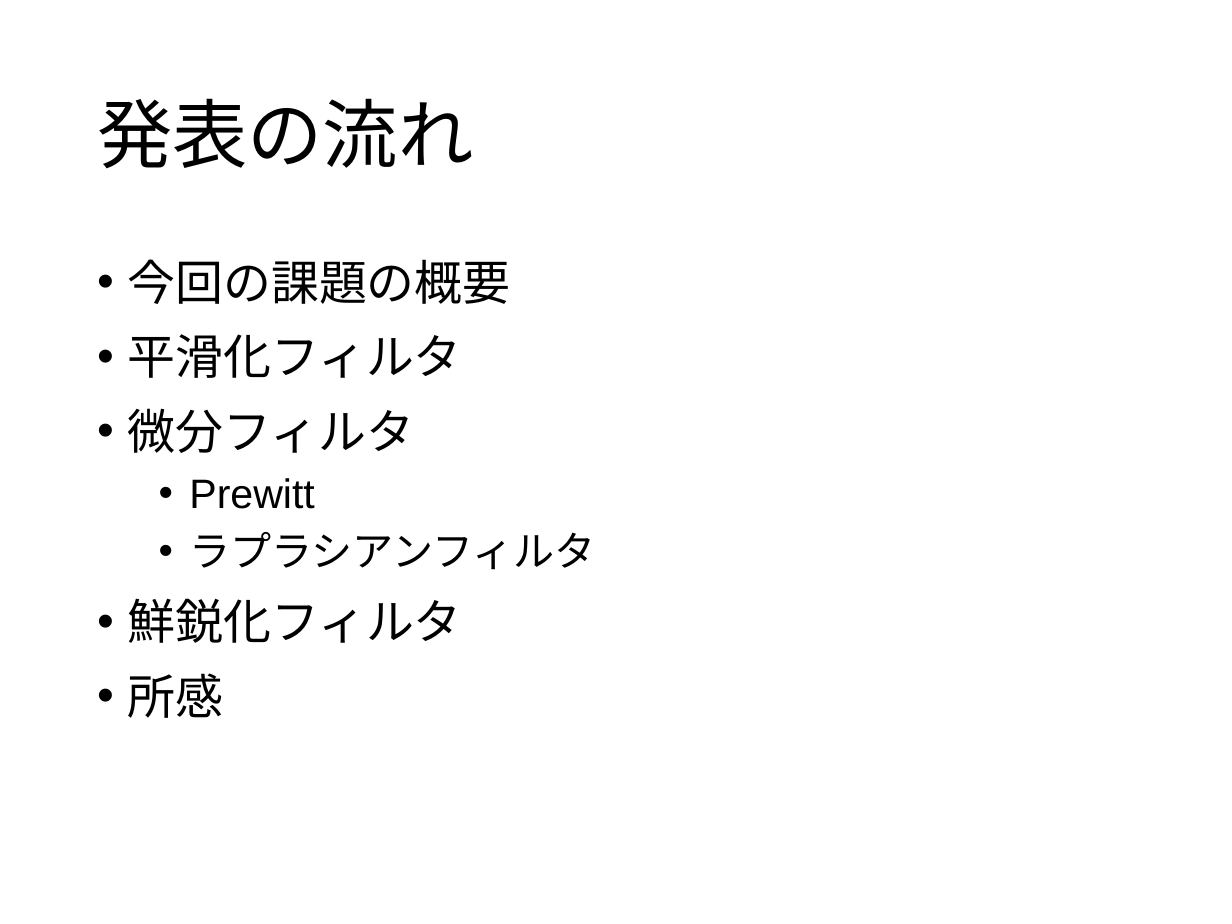
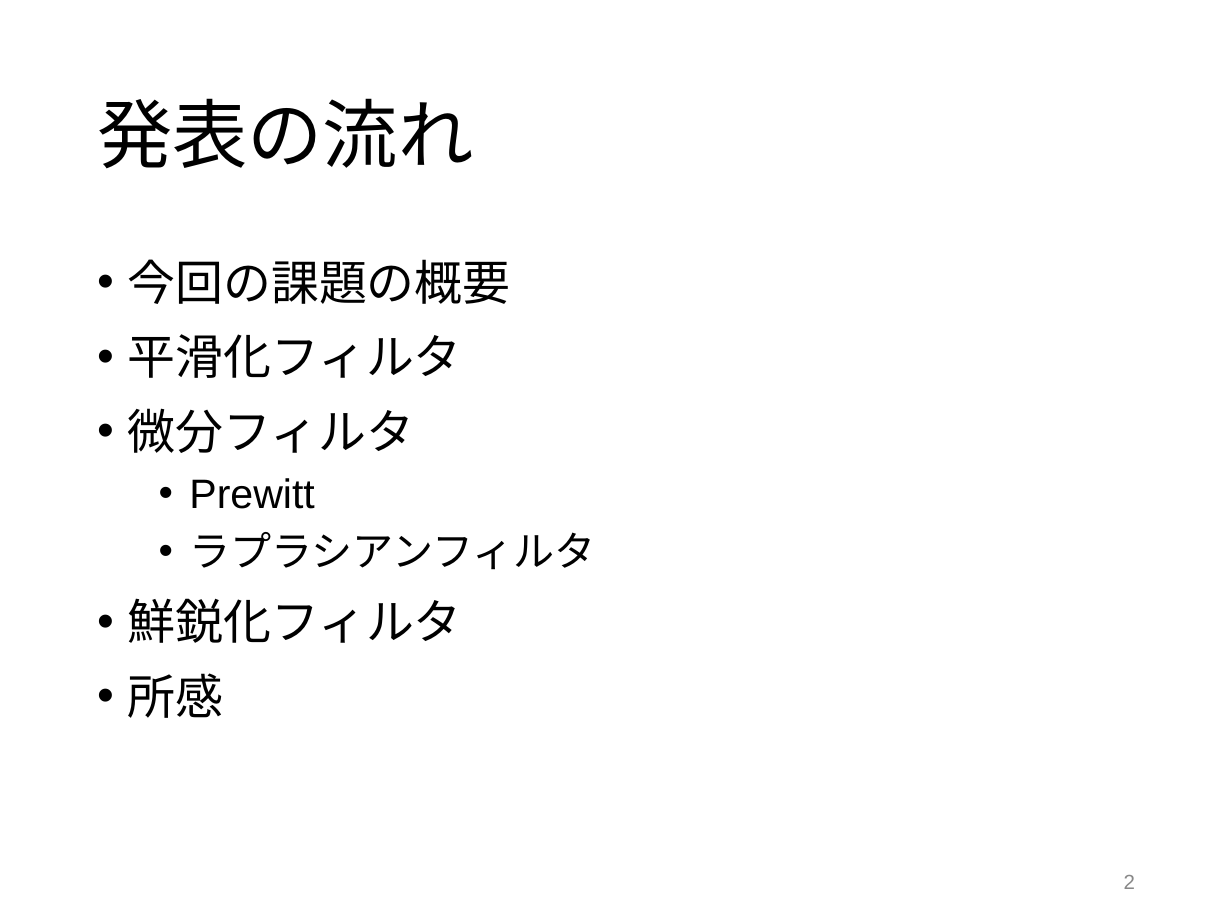
Before and after one commit to tamu0106/IN4_exp, a slide deck: slide 2 of exp_c/slide/exp_C_refine.pptx. Drawn at 1232x924 pixels with LibreOffice and Linux fonts; fonts in the diff are those of the drawing. Boxes give left, top, right and bottom in pixels: in the first picture for what was removed or moved away, otherwise in the second. Text is boxed around its words. In the diff, an @@ line names an element or a change of style, - is before the commit and + after.

```diff
--- a/exp_c/slide/exp_C_refine.pptx
+++ b/exp_c/slide/exp_C_refine.pptx
@@ page number added at (x1=1124, y1=875, x2=1135, y2=889), 12 pt, text #888888 @@
+2
```
Also in this commit, not shown: 10 other slides changed, 1 other file.
